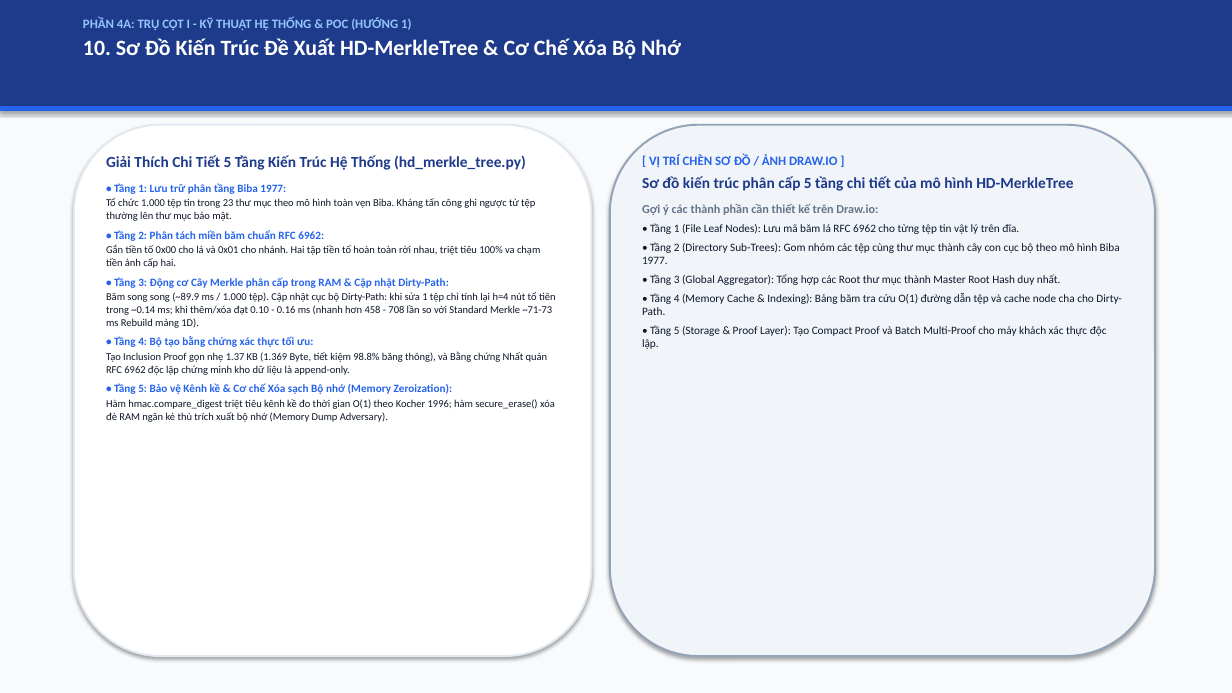
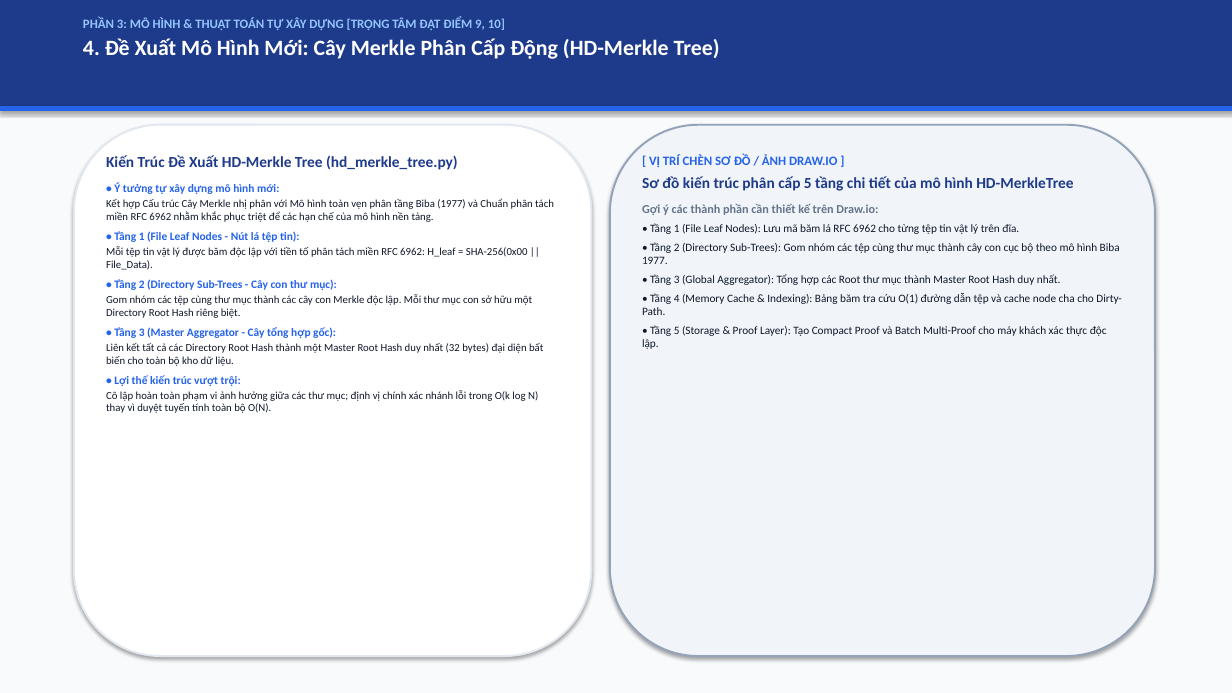
Before and after one commit to kietvo5924/ATBMHTTT_DT005_FileIntegrity, a slide deck: slide 5 of docs/Bao_Cao_Giua_Ky_DT05.pptx (slide 11 before the commit). Drawn at 1232x693 pixels with LibreOffice and Linux fonts; fonts in the diff are those of the drawing. Boxes give left, top, right and bottom in pixels: in the first picture for what was removed or moved away, otherwise in the second. Text is boxed around its words. In the diff, an @@ line names an element or a change of style, - is before the commit and + after.

```diff
--- a/docs/Bao_Cao_Giua_Ky_DT05.pptx
+++ b/docs/Bao_Cao_Giua_Ky_DT05.pptx
@@ text at [83,17,720,59]: text changed @@
-PHẦN 4A: TRỤ CỘT I - KỸ THUẬT HỆ THỐNG & POC (HƯỚNG 1)
-10. Sơ Đồ Kiến Trúc Đề Xuất HD-MerkleTree & Cơ Chế Xóa Bộ Nhớ
+PHẦN 3: MÔ HÌNH & THUẬT TOÁN TỰ XÂY DỰNG [TRỌNG TÂM ĐẠT ĐIỂM 9, 10]
+4. Đề Xuất Mô Hình Mới: Cây Merkle Phân Cấp Động (HD-Merkle Tree)
@@ text at [106,155,554,413]: text changed; size 8.2 to 8.4 pt @@
-Giải Thích Chi Tiết 5 Tầng Kiến Trúc Hệ Thống (hd_merkle_tree.py)
-• Tầng 1: Lưu trữ phân tầng Biba 1977:
-Tổ chức 1.000 tệp tin trong 23 thư mục theo mô hình toàn vẹn Biba. Kháng tấn công ghi ngược từ tệp thường lên thư mục bảo mật.
-• Tầng 2: Phân tách miền băm chuẩn RFC 6962:
-Gắn tiền tố 0x00 cho lá và 0x01 cho nhánh. Hai tập tiền tố hoàn toàn rời nhau, triệt tiêu 100% va chạm tiền ảnh cấp hai.
-• Tầng 3: Động cơ Cây Merkle phân cấp trong RAM & Cập nhật Dirty-Path:
-Băm song song (~89.9 ms / 1.000 tệp). Cập nhật cục bộ Dirty-Path: khi sửa 1 tệp chỉ tính lại h=4 nút tổ tiên trong ~0.14 ms; khi thêm/xóa đạt 0.10 - 0.16 ms (nhanh hơn 458 - 708 lần so với Standard Merkle ~71-73 ms Rebuild mảng 1D).
-• Tầng 4: Bộ tạo bằng chứng xác thực tối ưu:
-Tạo Inclusion Proof gọn nhẹ 1.37 KB (1.369 Byte, tiết kiệm 98.8% băng thông), và Bằng chứng Nhất quán RFC 6962 độc lập chứng minh kho dữ liệu là append-only.
-• Tầng 5: Bảo vệ Kênh kề & Cơ chế Xóa sạch Bộ nhớ (Memory Zeroization):
-Hàm hmac.compare_digest triệt tiêu kênh kề đo thời gian O(1) theo Kocher 1996; hàm secure_erase() xóa đè RAM ngăn kẻ thù trích xuất bộ nhớ (Memory Dump Adversary).
+Kiến Trúc Đề Xuất HD-Merkle Tree (hd_merkle_tree.py)
+• Ý tưởng tự xây dựng mô hình mới:
+Kết hợp Cấu trúc Cây Merkle nhị phân với Mô hình toàn vẹn phân tầng Biba (1977) và Chuẩn phân tách miền RFC 6962 nhằm khắc phục triệt để các hạn chế của mô hình nền tảng.
+• Tầng 1 (File Leaf Nodes - Nút lá tệp tin):
+Mỗi tệp tin vật lý được băm độc lập với tiền tố phân tách miền RFC 6962: H_leaf = SHA-256(0x00 || File_Data).
+• Tầng 2 (Directory Sub-Trees - Cây con thư mục):
+Gom nhóm các tệp cùng thư mục thành các cây con Merkle độc lập. Mỗi thư mục con sở hữu một Directory Root Hash riêng biệt.
+• Tầng 3 (Master Aggregator - Cây tổng hợp gốc):
+Liên kết tất cả các Directory Root Hash thành một Master Root Hash duy nhất (32 bytes) đại diện bất biến cho toàn bộ kho dữ liệu.
+• Lợi thế kiến trúc vượt trội:
+Cô lập hoàn toàn phạm vi ảnh hưởng giữa các thư mục; định vị chính xác nhánh lỗi trong O(k log N) thay vì duyệt tuyến tính toàn bộ O(N).
```
Also in this commit, not shown: 13 other slides changed, 4 slides added, 4 slides removed, 6 other files.
